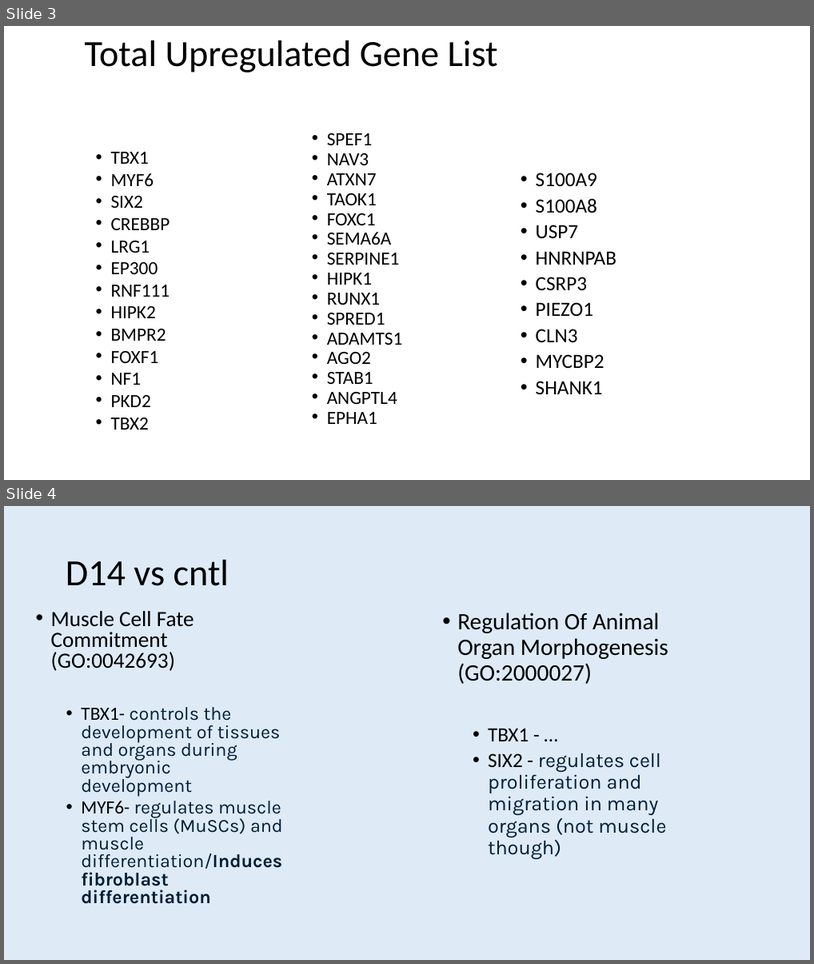
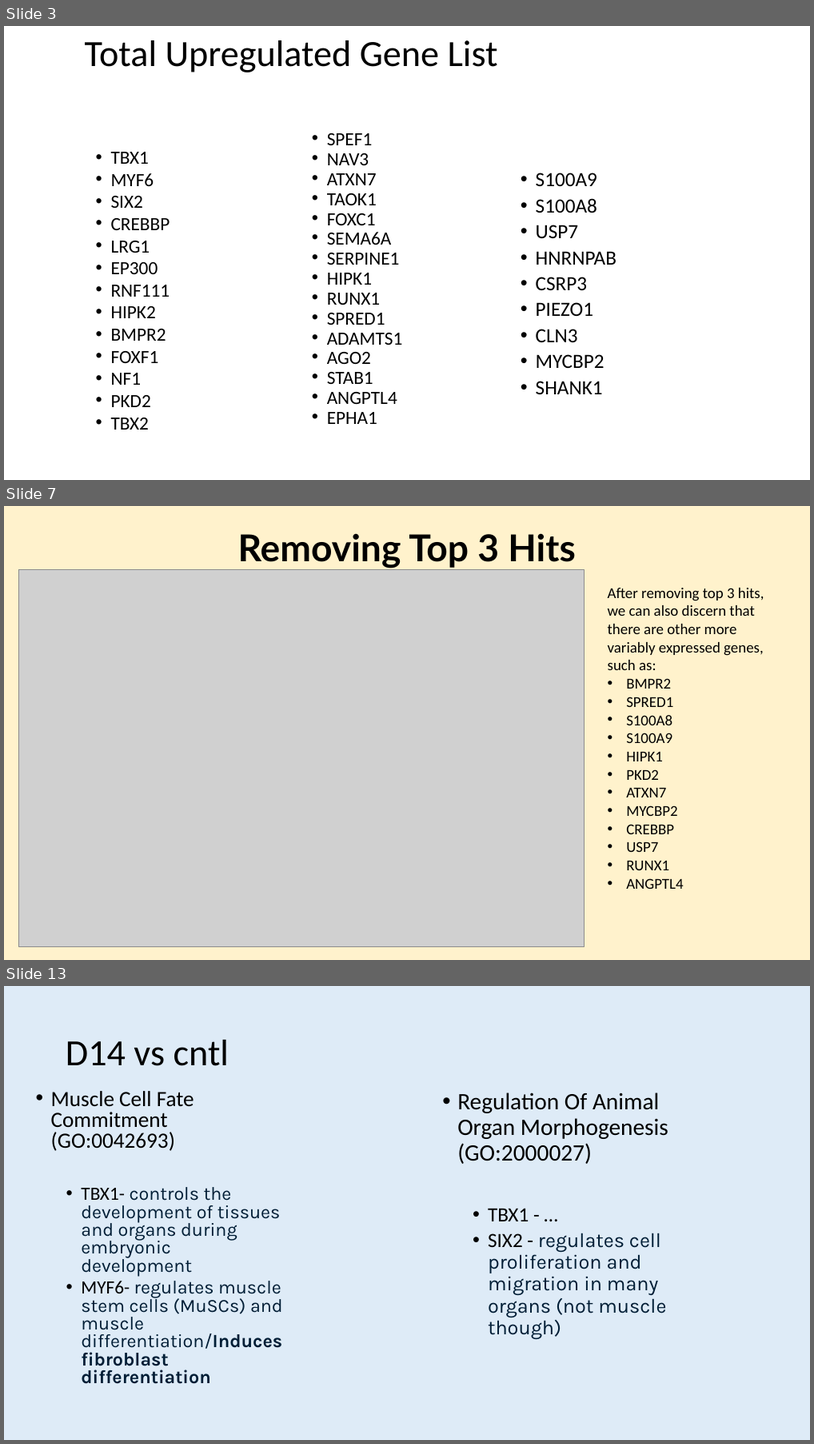
Before and after one commit to zbates1/Owens-Lab-RNASeq, a slide deck: Col1GFP_Sepsis/DEG analysis.pptx. Shown one above the other, each under a label of ours: slides 3 and 4 before the commit, slides 3, 7 and 13 after it; the slides between them are not shown. The pictures are 814x964 and 814x1444 pixels, drawn with LibreOffice and Linux fonts; fonts in the diff are those of the drawing; grey boxes stand for pictures. Boxes give left, top, right and bottom in pixels: in the first picture for what was removed or moved away, otherwise in the second. Text is boxed around its words. In the diff, an @@ line names an element or a change of style, - is before the commit and + after.

```diff
--- a/Col1GFP_Sepsis/DEG analysis.pptx
+++ b/Col1GFP_Sepsis/DEG analysis.pptx
@@ slide 7 added at (4,506,810,960), background #FFF2CC @@
@@ title added at (238,533,575,568), 44 pt, text #000000, bold, underline @@
+Removing Top 3 Hits
@@ picture added at (18,570,585,947) @@
@@ text added at (608,588,765,888), 18 pt, text #000000 @@
+After removing top 3 hits, we can also discern that there are other more variably expressed genes, such as:
+• BMPR2
+• SPRED1
+• S100A8
+• S100A9
+• HIPK1
+• PKD2
+• ATXN7
+• MYCBP2
+• CREBBP
+• USP7
+• RUNX1
+• ANGPTL4
@@ what was slide 4 is now slide 13 @@
```
Also in this commit, not shown: 8 other slides added, 4 other files.
